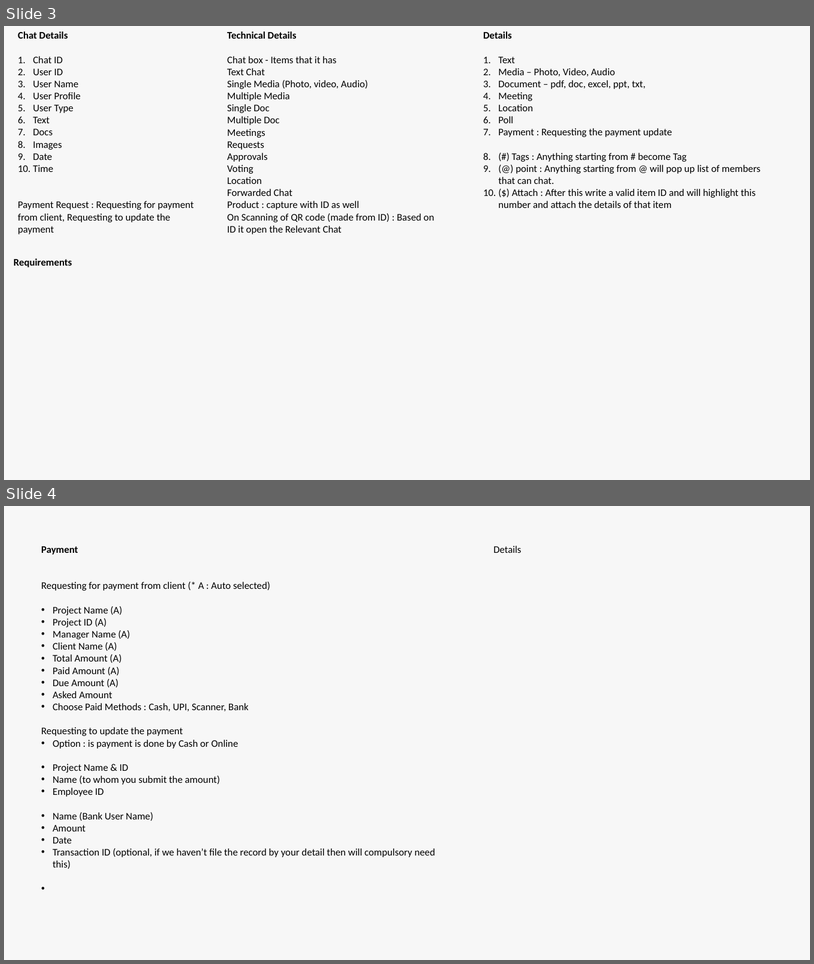
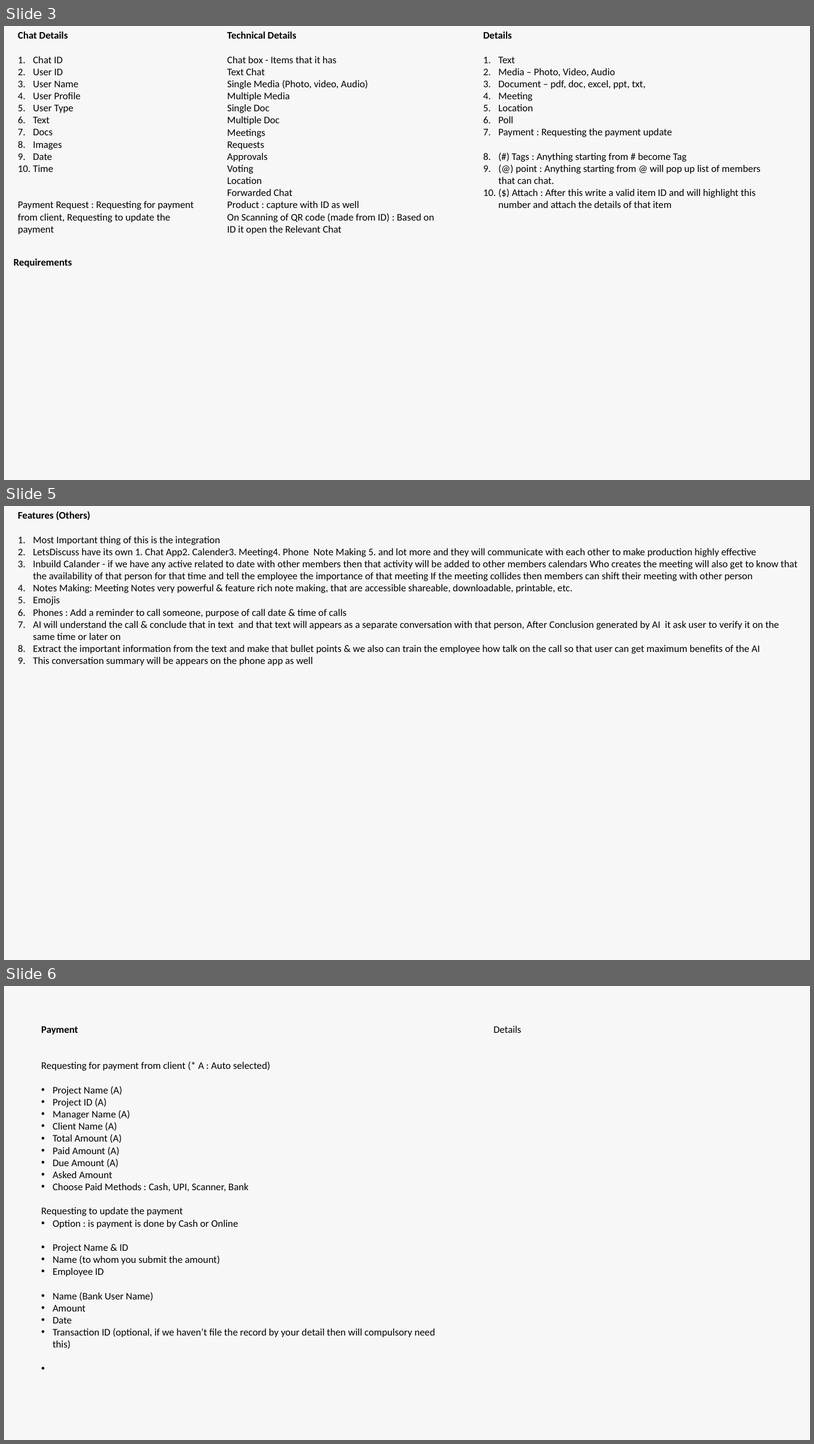
Before and after one commit to Danishan1/Html-CSS-Projects, a slide deck: Design Requirement/Chat/Chat - LetsDiscuss.pptx. Shown one above the other, each under a label of ours: slides 3 and 4 before the commit, slides 3, 5 and 6 after it; the slides between them are not shown. The pictures are 814x964 and 814x1444 pixels, drawn with LibreOffice and Linux fonts; fonts in the diff are those of the drawing. Boxes give left, top, right and bottom in pixels: in the first picture for what was removed or moved away, otherwise in the second. Text is boxed around its words. In the diff, an @@ line names an element or a change of style, - is before the commit and + after.

```diff
--- a/Design Requirement/Chat/Chat - LetsDiscuss.pptx
+++ b/Design Requirement/Chat/Chat - LetsDiscuss.pptx
@@ slide 5 added at (4,506,810,960), background #F7F7F7 @@
@@ text added at (18,511,798,666), 12 pt, text #000000 @@
+Features (Others)
+1. Most Important thing of this is the integration
+2. LetsDiscuss have its own 1. Chat App2. Calender3. Meeting4. Phone Note Making 5. and lot more and they will communicate with each other to make production highly effective
+3. Inbuild Calander - if we have any active related to date with other members then that activity will be added to other members calendars Who creates the meeting will also get to know that the availability of that person for that time and tell the employee the importance of that meeting If the meeting collides then members can shift their meeting with other person
+4. Notes Making: Meeting Notes very powerful & feature rich note making, that are accessible shareable, downloadable, printable, etc.
+5. Emojis
+6. Phones : Add a reminder to call someone, purpose of call date & time of calls
+7. AI will understand the call & conclude that in text and that text will appears as a separate conversation with that person, After Conclusion generated by AI it ask user to verify it on the same time or later on
+8. Extract the important information from the text and make that bullet points & we also can train the employee how talk on the call so that user can get maximum benefits of the AI
+9. This conversation summary will be appears on the phone app as well
@@ what was slide 4 is now slide 6 @@
```
Also in this commit, not shown: 1 slide changed, 1 other slide added, 2 other files.
